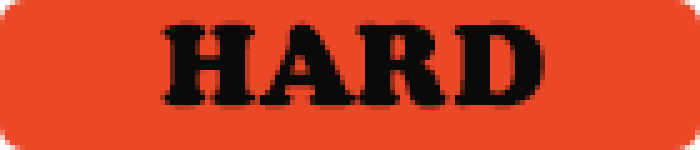
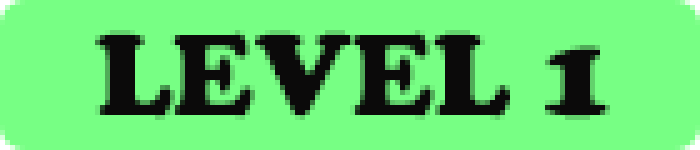
Revision of a layered w=700, h=150 image; what changed, layer by layer:
showed group "hard" (2 layers) over left=0, top=0, right=700, bottom=150
renamed "EASY" to "LEVEL 1", painted on it over left=95, top=20, right=610, bottom=120
hid group "easy" (2 layers) over left=0, top=0, right=700, bottom=150
